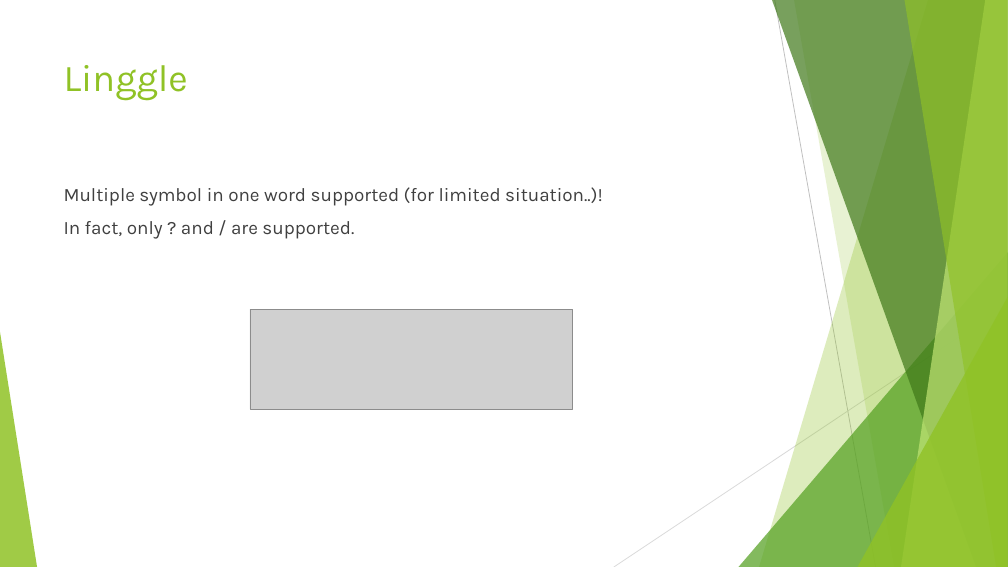
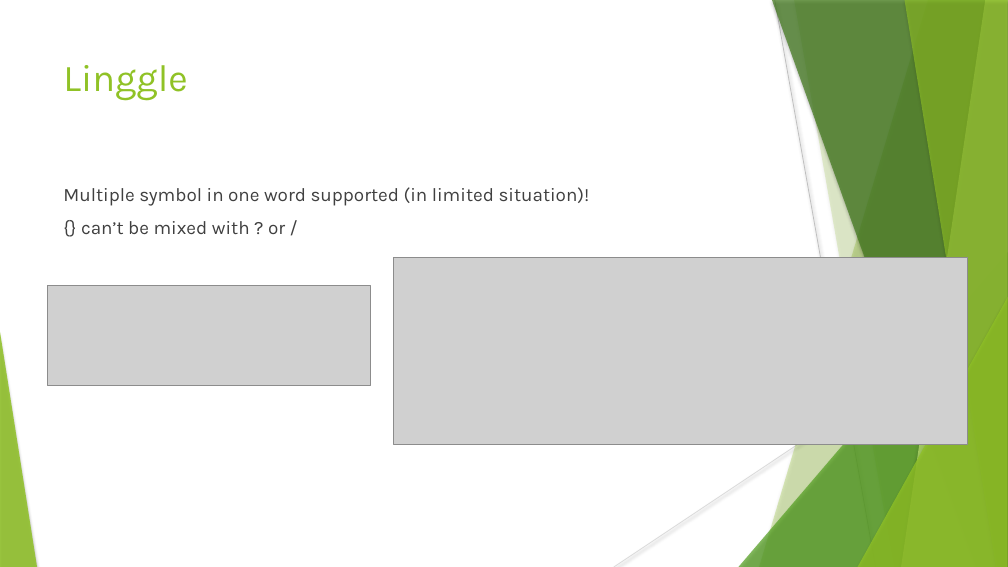
Before and after one commit to pride829/Class-NLP, a slide deck: slide 10 of nlp_week7/Mini report.pptx (slide 9 before the commit). Drawn at 1008x567 pixels with LibreOffice and Linux fonts; fonts in the diff are those of the drawing; grey boxes stand for pictures. Boxes give left, top, right and bottom in pixels: in the first picture for what was removed or moved away, otherwise in the second. Text is boxed around its words. In the diff, an @@ line names an element or a change of style, - is before the commit and + after.

```diff
--- a/nlp_week7/Mini report.pptx
+++ b/nlp_week7/Mini report.pptx
@@ line (775, 0) - (876, 567): stroke #BFBFBF 0.75 pt to #BFBFBF 0.74 pt @@
@@ freeform shape at [794,0,1008,567]: shadow on; outline redrawn @@
@@ text at [63,187,590,234]: text changed @@
-Multiple symbol in one word supported (for limited situation..)!
-In fact, only ? and / are supported.
+Multiple symbol in one word supported (in limited situation)!
+{} can’t be mixed with ? or /
@@ picture added at [394,257,968,445] @@
@@ picture: place and size @@
-picture at [250,309,573,409]
+picture at [48,286,371,386]
@@ shadow on in 6 elements at [759,0,1008,567], [739,252,1008,567], [772,0,1008,567], [901,0,1008,567], [904,0,1008,567], [858,297,1008,567] @@
@@ line (1008, 305) - (614, 567): stroke #D9D9D9 0.75 pt to #D9D9D9 0.74 pt @@
```
Also in this commit, not shown: 8 other slides changed, 1 slide added, 2 other files.
